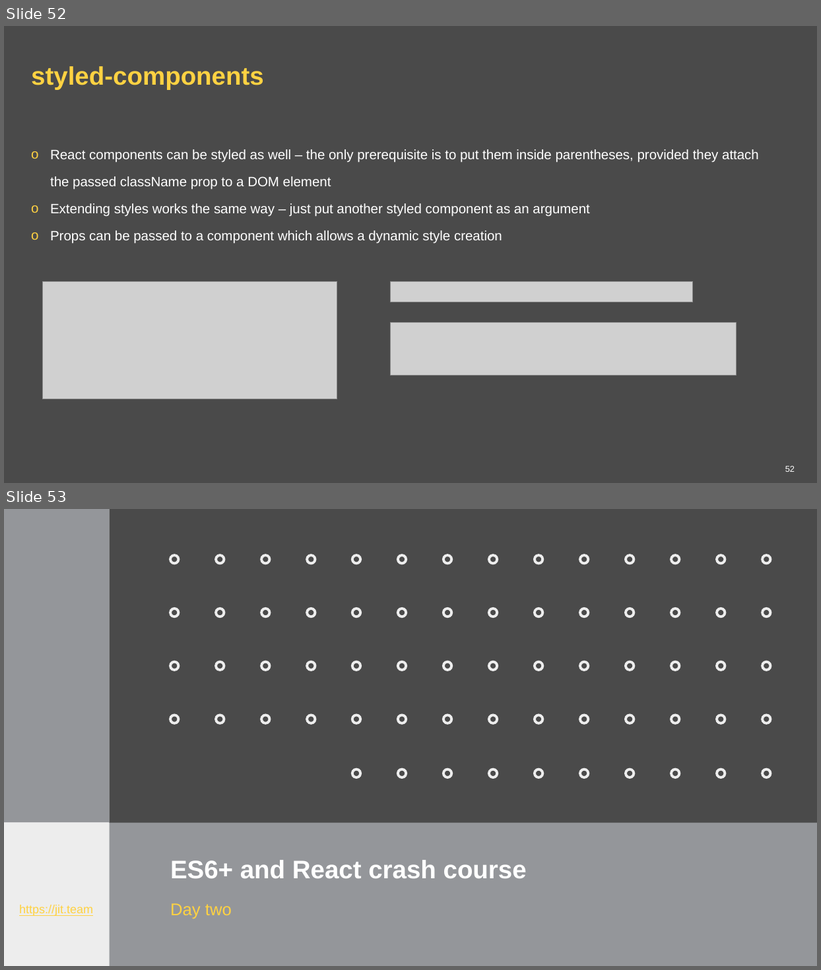
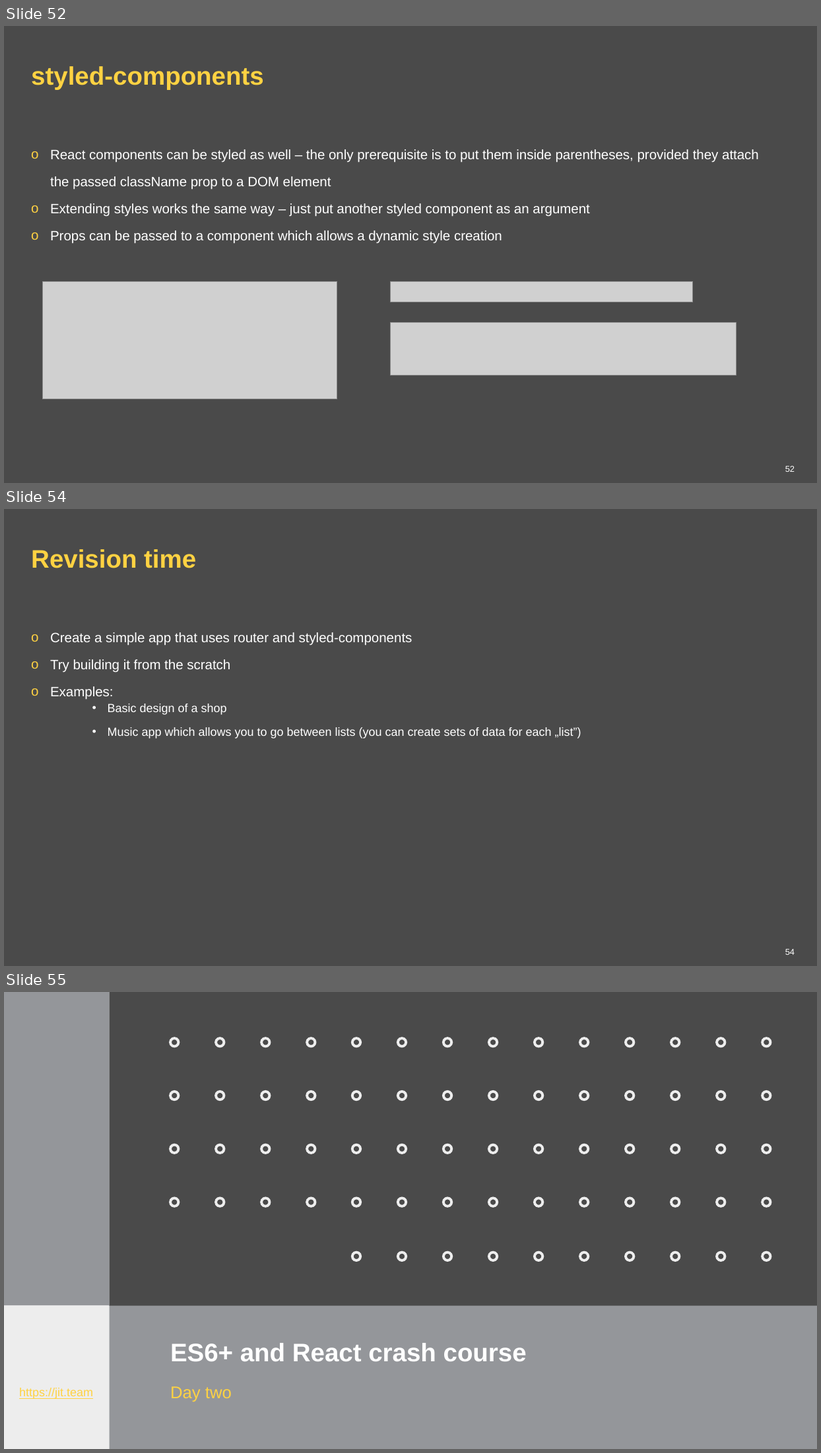
Before and after one commit to ppuzio/react-course-examples, a slide deck: React BEST course.pptx. Shown one above the other, each under a label of ours: slides 52 and 53 before the commit, slides 52, 54 and 55 after it; the slides between them are not shown. The pictures are 821x970 and 821x1453 pixels, drawn with LibreOffice and Linux fonts; fonts in the diff are those of the drawing; grey boxes stand for pictures; background and template pictures are left out. Boxes give left, top, right and bottom in pixels: in the first picture for what was removed or moved away, otherwise in the second. Text is boxed around its words. In the diff, an @@ line names an element or a change of style, - is before the commit and + after.

```diff
--- a/React BEST course.pptx
+++ b/React BEST course.pptx
@@ slide 54 added at <box>4,509,817,966</box>, background #4A4A4A @@
@@ title added at <box>31,549,196,568</box>, 30 pt, text #FFD242, bold @@
+Revision time
@@ text added at <box>50,632,582,739</box>, 14 pt, text #FFFFFF @@
+o Create a simple app that uses router and styled-components
+o Try building it from the scratch
+o Examples:
+    • Basic design of a shop
+    • Music app which allows you to go between lists (you can create sets of data for each „list”)
@@ page number added at <box>785,949,795,955</box>, 10 pt, text #FFFFFF @@
+54
@@ what was slide 53 is now slide 55 @@
```
Also in this commit, not shown: 1 other slide added, 1 other file.
